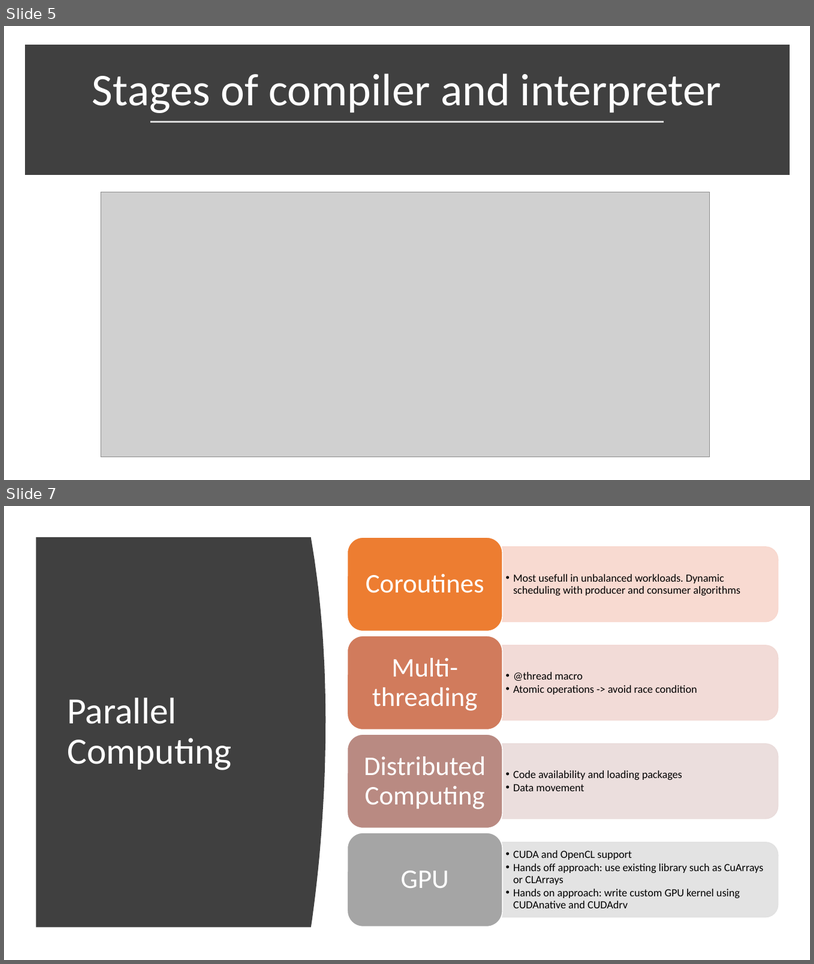
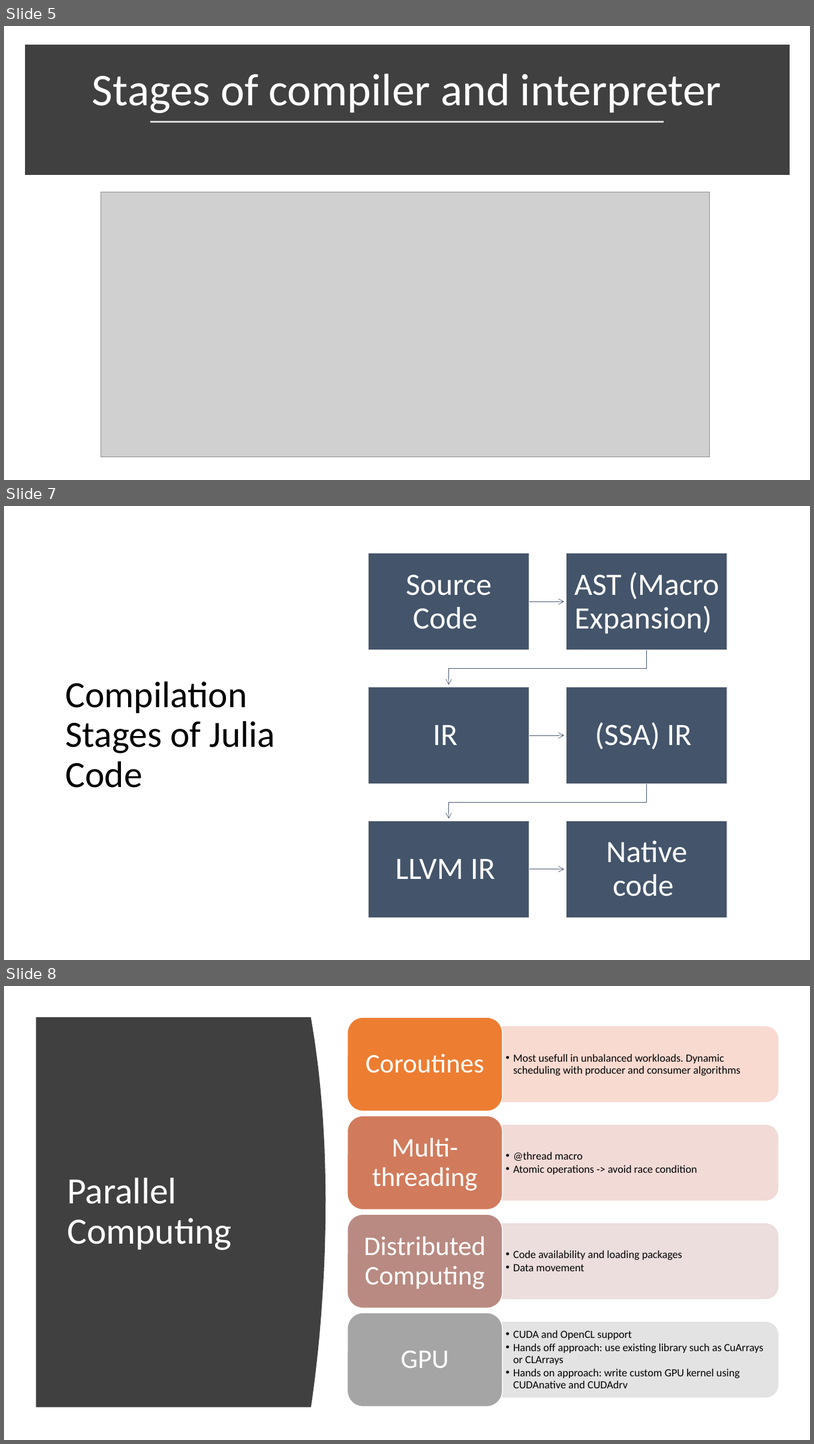
Before and after one commit to senresearch/julia-intro-docs, a slide deck: notebooks/xiaoqi-why-julia-fast.pptx. Shown one above the other, each under a label of ours: slides 5 and 7 before the commit, slides 5, 7 and 8 after it; the slides between them are not shown. The pictures are 814x964 and 814x1444 pixels, drawn with LibreOffice and Linux fonts; fonts in the diff are those of the drawing; grey boxes stand for pictures. Boxes give left, top, right and bottom in pixels: in the first picture for what was removed or moved away, otherwise in the second. Text is boxed around its words. In the diff, an @@ line names an element or a change of style, - is before the commit and + after.

```diff
--- a/notebooks/xiaoqi-why-julia-fast.pptx
+++ b/notebooks/xiaoqi-why-julia-fast.pptx
@@ slide 7 added at <box>4,506,810,960</box>, background #FFFFFF @@
@@ title added at <box>65,681,275,787</box>, 44 pt, text #000000 @@
+Compilation Stages of Julia Code
@@ group added at <box>369,553,728,918</box>: 6 rectangles, 6 texts, 5 freeform shapes @@
+Source Code
+AST (Macro Expansion)
+IR
+(SSA) IR
+LLVM IR
+Native code
@@ what was slide 7 is now slide 8 @@
```
Also in this commit, not shown: 1 slide changed.
